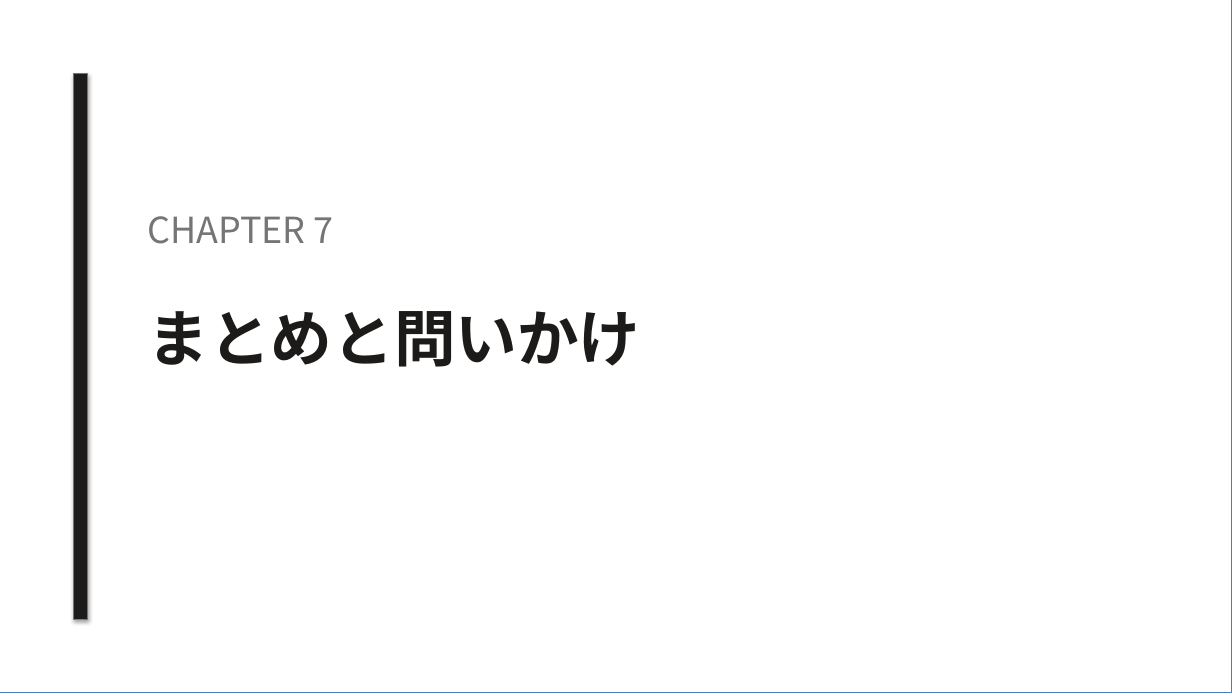
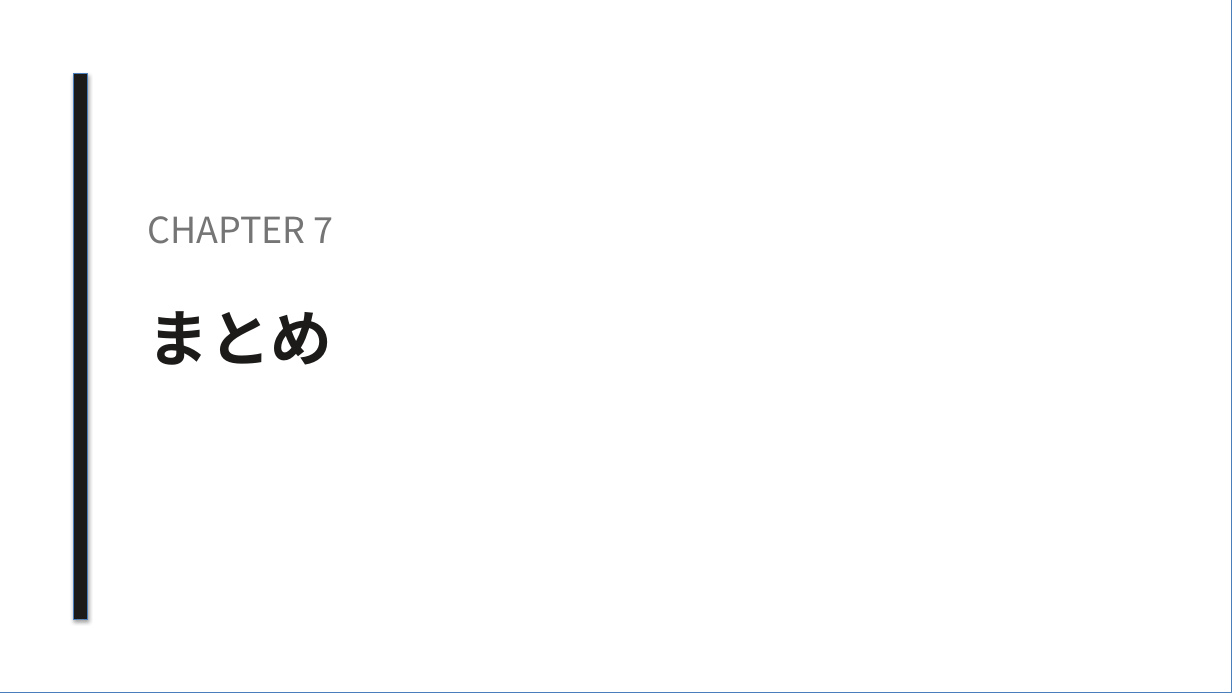
Before and after one commit to xilicrysta/bank-pptx, a slide deck: slide 27 of bank-normal/bank_normal_presentation.pptx. Drawn at 1232x693 pixels with LibreOffice and Linux fonts; fonts in the diff are those of the drawing. Boxes give left, top, right and bottom in pixels: in the first picture for what was removed or moved away, otherwise in the second. Text is boxed around its words. In the diff, an @@ line names an element or a change of style, - is before the commit and + after.

Commit message:
Fix UI sizing and layout, simplify problems text, remove footer and question slide (n)

```diff
--- a/bank-normal/bank_normal_presentation.pptx
+++ b/bank-normal/bank_normal_presentation.pptx
@@ text at (148, 311, 333, 365): text changed @@
-まとめと問いかけ
+まとめ
```
Also in this commit, not shown: 20 other slides changed, 1 slide removed, 1 other file.
